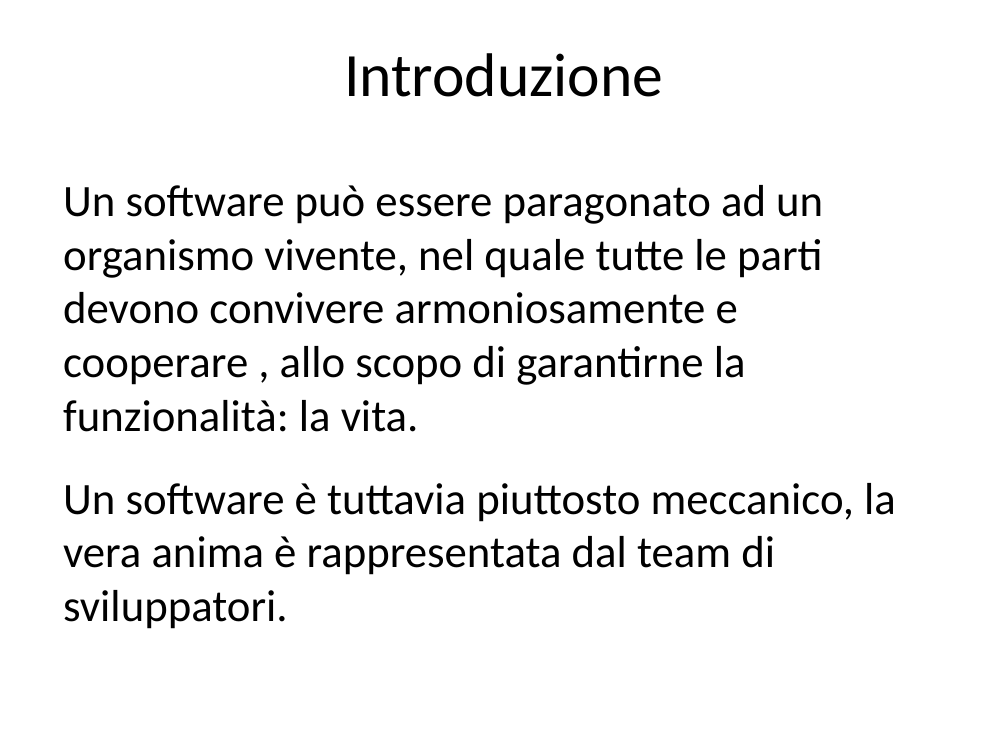
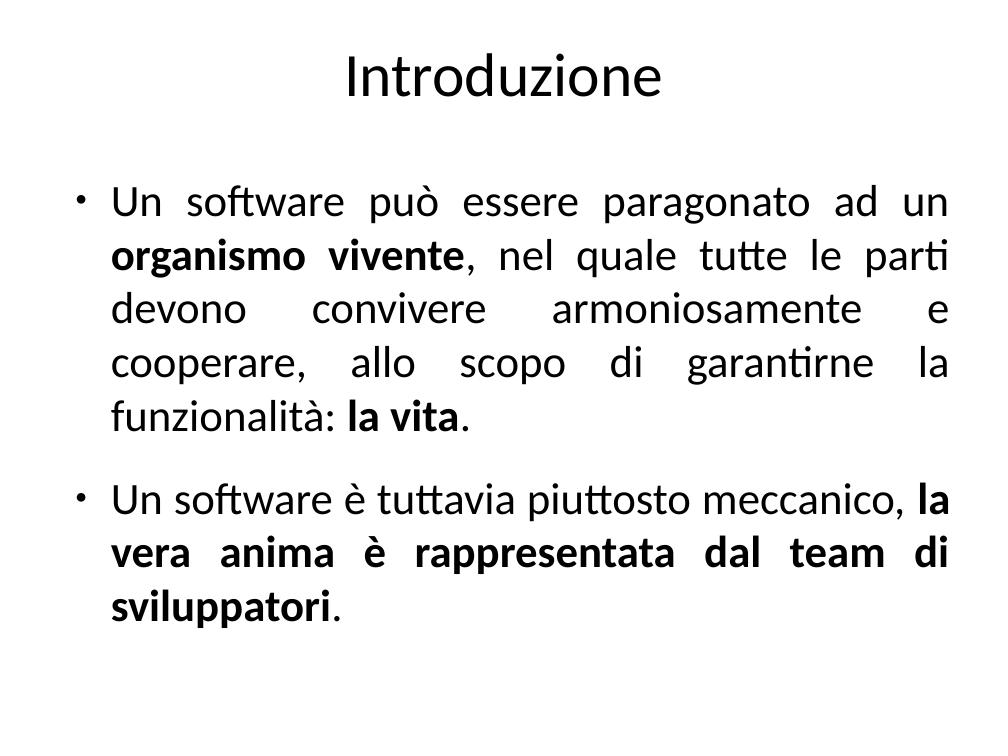
Before and after one commit to guidop/IAD13, a slide deck: slide 5 of La salute del software.odp. Drawn at 1008x756 pixels with LibreOffice and Linux fonts; fonts in the diff are those of the drawing. Boxes give left, top, right and bottom in pixels: in the first picture for what was removed or moved away, otherwise in the second. Text is boxed around its words. In the diff, an @@ line names an element or a change of style, - is before the commit and + after.

```diff
--- a/La salute del software.odp
+++ b/La salute del software.odp
@@ text at [111, 185, 950, 432]: text changed @@
-Un software può essere paragonato ad un organismo vivente, nel quale tutte le parti devono convivere armoniosamente e cooperare , allo scopo di garantirne la funzionalità: la vita.
+● Un software può essere paragonato ad un organismo vivente, nel quale tutte le parti devono convivere armoniosamente e cooperare, allo scopo di garantirne la funzionalità: la vita.
@@ text at [111, 482, 950, 628]: bold on in "la vera anima è rappresentata dal team ..."; alignment left to justified; bullet none to ● @@
```
Also in this commit, not shown: 39 other slides changed, 5 slides added, 3 slides removed.
